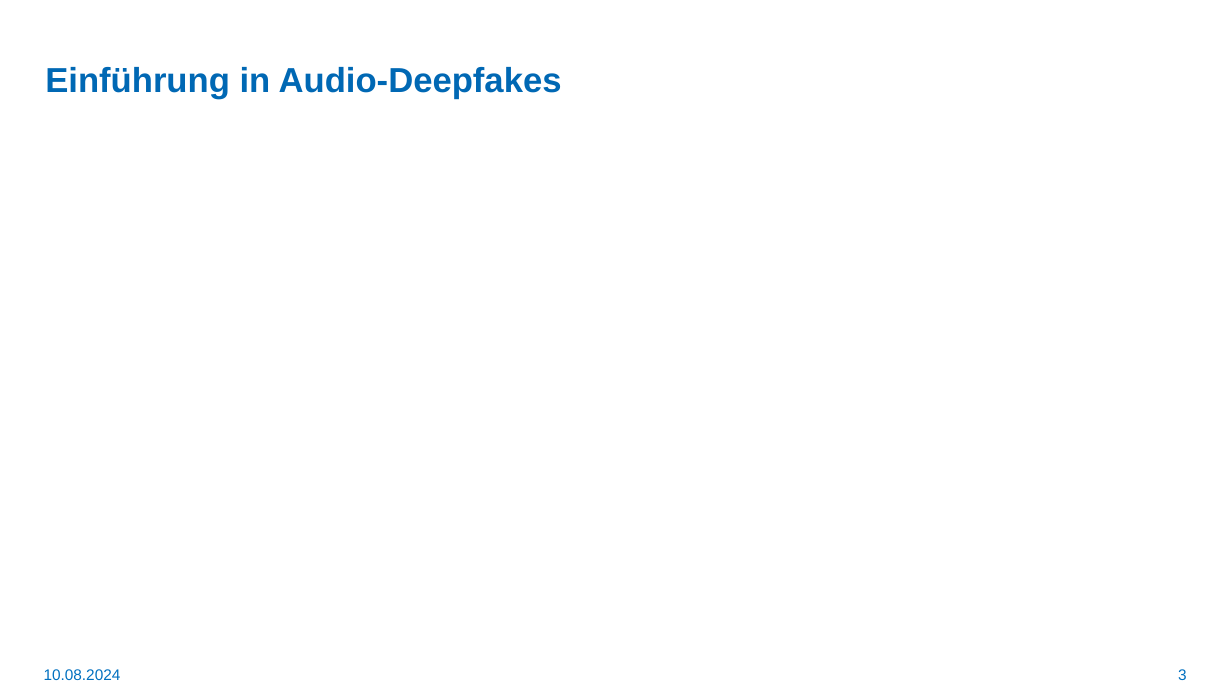
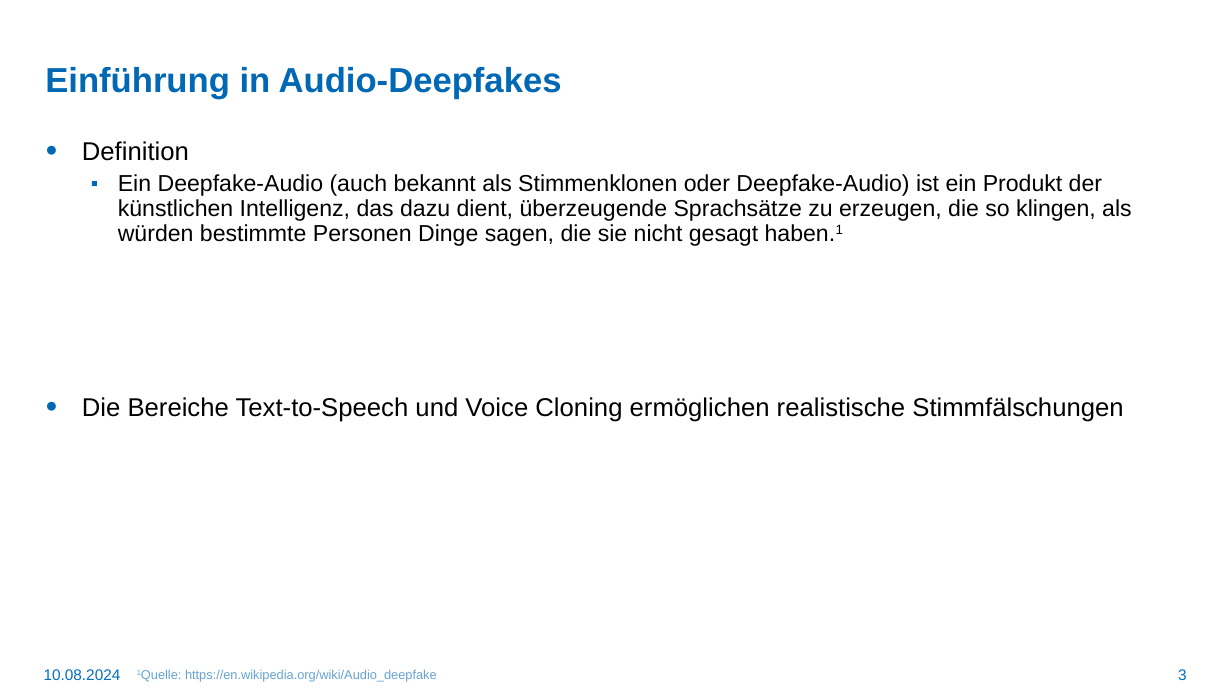
Before and after one commit to LetsDrinkSomeTea/ProjektArbeit, a slide deck: slide 3 of Praesentationen/Audio-Deepfakes.pptx. Drawn at 1232x693 pixels with LibreOffice and Linux fonts; fonts in the diff are those of the drawing; background and template pictures are left out. Boxes give left, top, right and bottom in pixels: in the first picture for what was removed or moved away, otherwise in the second. Text is boxed around its words. In the diff, an @@ line names an element or a change of style, - is before the commit and + after.

```diff
--- a/Praesentationen/Audio-Deepfakes.pptx
+++ b/Praesentationen/Audio-Deepfakes.pptx
@@ text added at (x1=82, y1=141, x2=1132, y2=422), 18 pt, text #000000 @@
+● Definition
+  ▪ Ein Deepfake-Audio (auch bekannt als Stimmenklonen oder Deepfake-Audio) ist ein Produkt der künstlichen Intelligenz, das dazu dient, überzeugende Sprachsätze zu erzeugen, die so klingen, als würden bestimmte Personen Dinge sagen, die sie nicht gesagt haben.1
+● Die Bereiche Text-to-Speech und Voice Cloning ermöglichen realistische Stimmfälschungen
@@ text added at (x1=185, y1=669, x2=437, y2=682), 10 pt, text #66A5D2 @@
+1Quelle: https://en.wikipedia.org/wiki/Audio_deepfake
```
Also in this commit, not shown: 7 other slides changed, 1 slide added.
